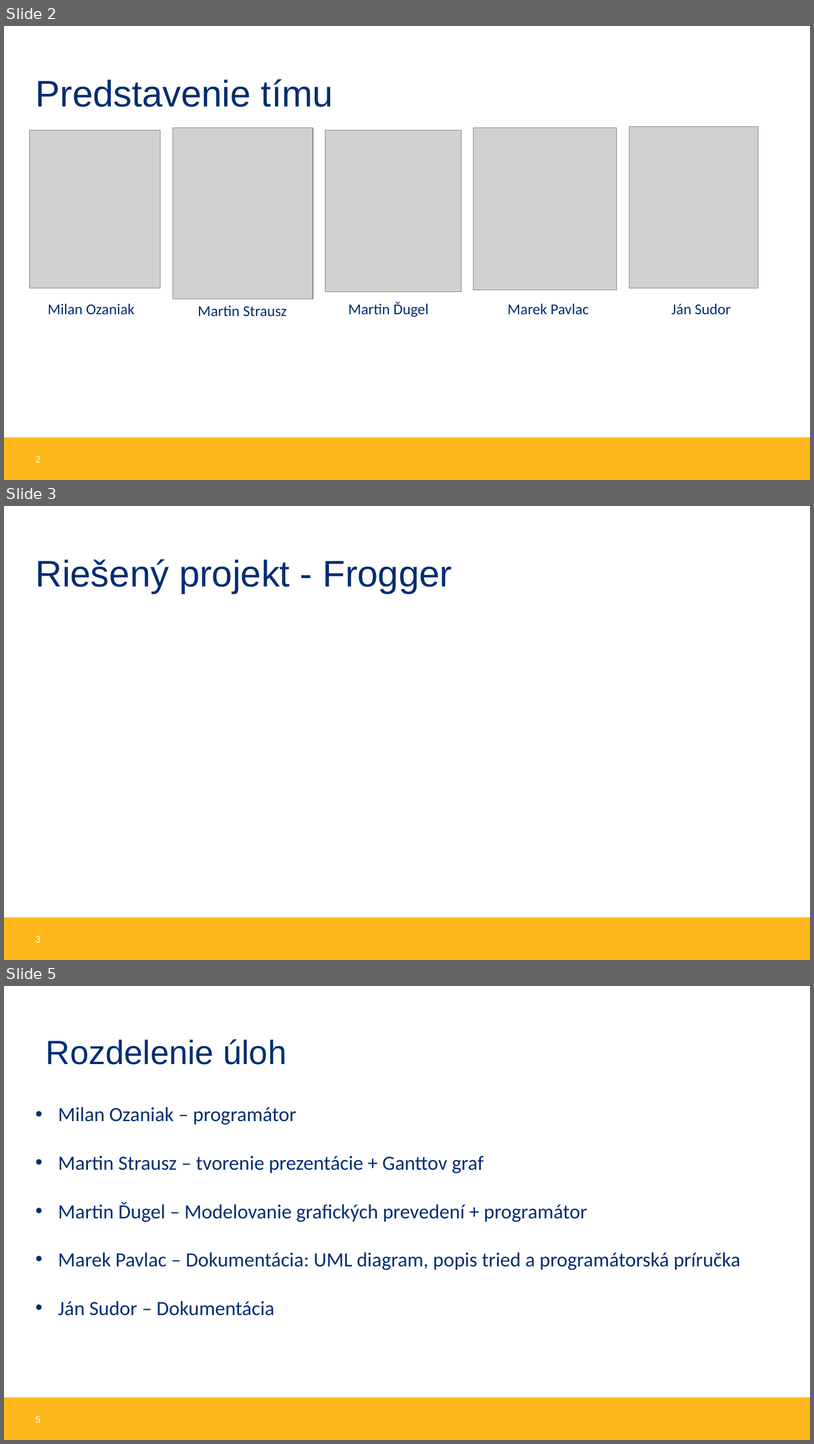
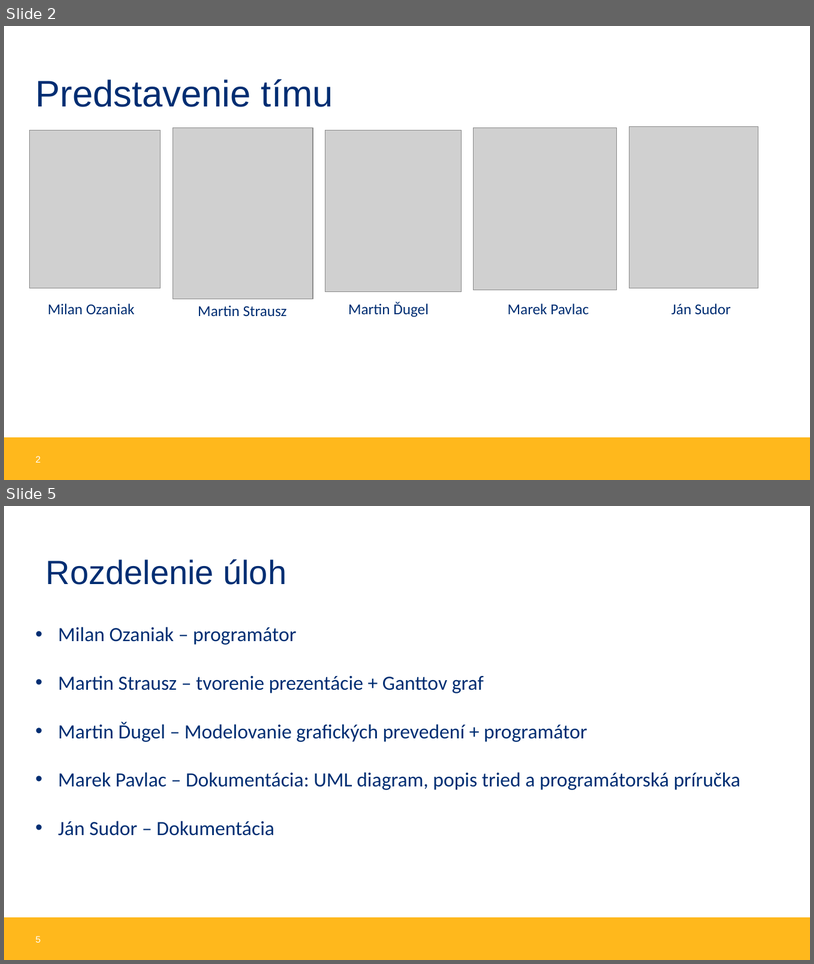
Before and after one commit to MilanOzaniak/Frogger_STV_16, a slide deck: technicka dokumentacia a prezentacia/Prezentácia Frogger.pptx. Shown one above the other, each under a label of ours: slides 2, 3 and 5 before the commit, slides 2 and 5 after it; the slides between them are not shown. The pictures are 814x1444 and 814x964 pixels, drawn with LibreOffice and Linux fonts; fonts in the diff are those of the drawing; grey boxes stand for pictures; background and template pictures are left out. Boxes give left, top, right and bottom in pixels: in the first picture for what was removed or moved away, otherwise in the second. Text is boxed around its words. In the diff, an @@ line names an element or a change of style, - is before the commit and + after.

```diff
--- a/technicka dokumentacia a prezentacia/Prezentácia Frogger.pptx
+++ b/technicka dokumentacia a prezentacia/Prezentácia Frogger.pptx
@@ slide 3 removed at (4,506,810,960), background #FFFFFF; not listed: 1 template element that a slide beside it also shows @@
@@ title removed at (36,559,453,593) @@
-Riešený projekt - Frogger
@@ page number removed at (36,936,41,942) @@
-3
```
Also in this commit, not shown: 2 slides changed, 3 slides added, 1 other slide removed, 1 other file.
